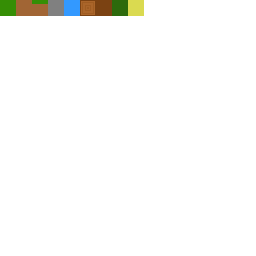
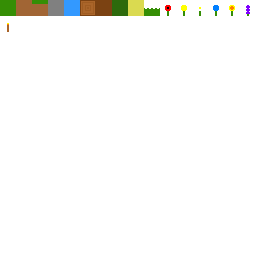
The second 256x256 image is a revision of the first. Changes to its layers:
painted on "Background" over [7, 5, 250, 32]
